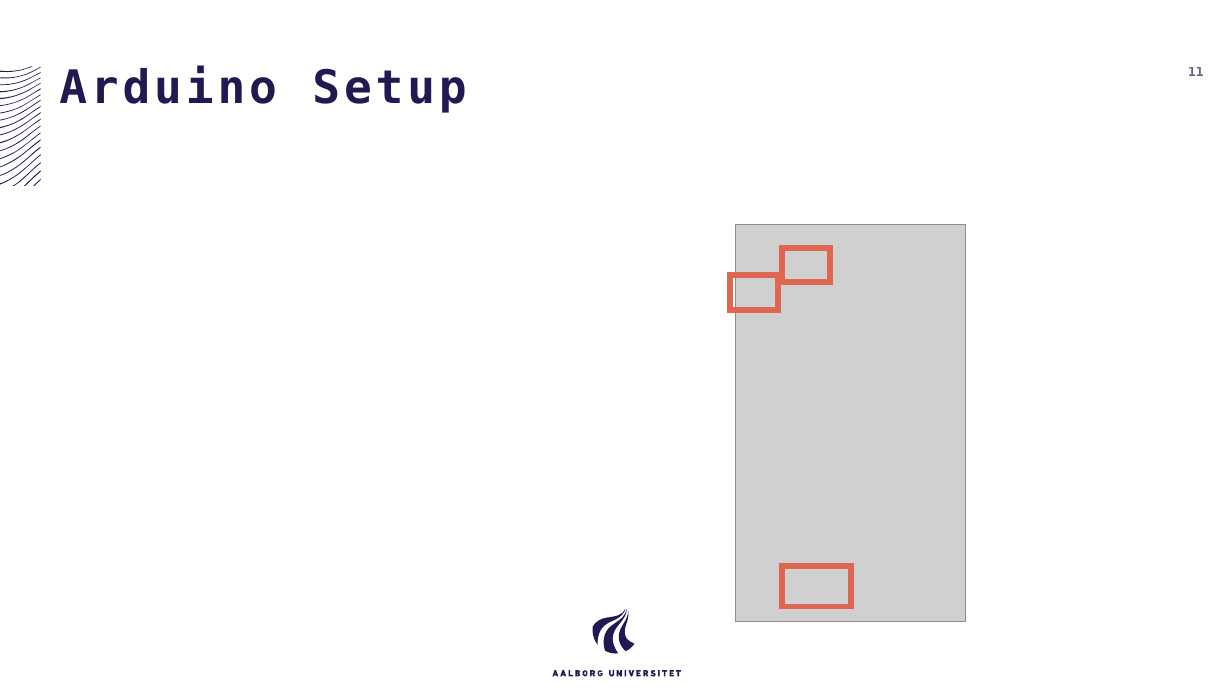
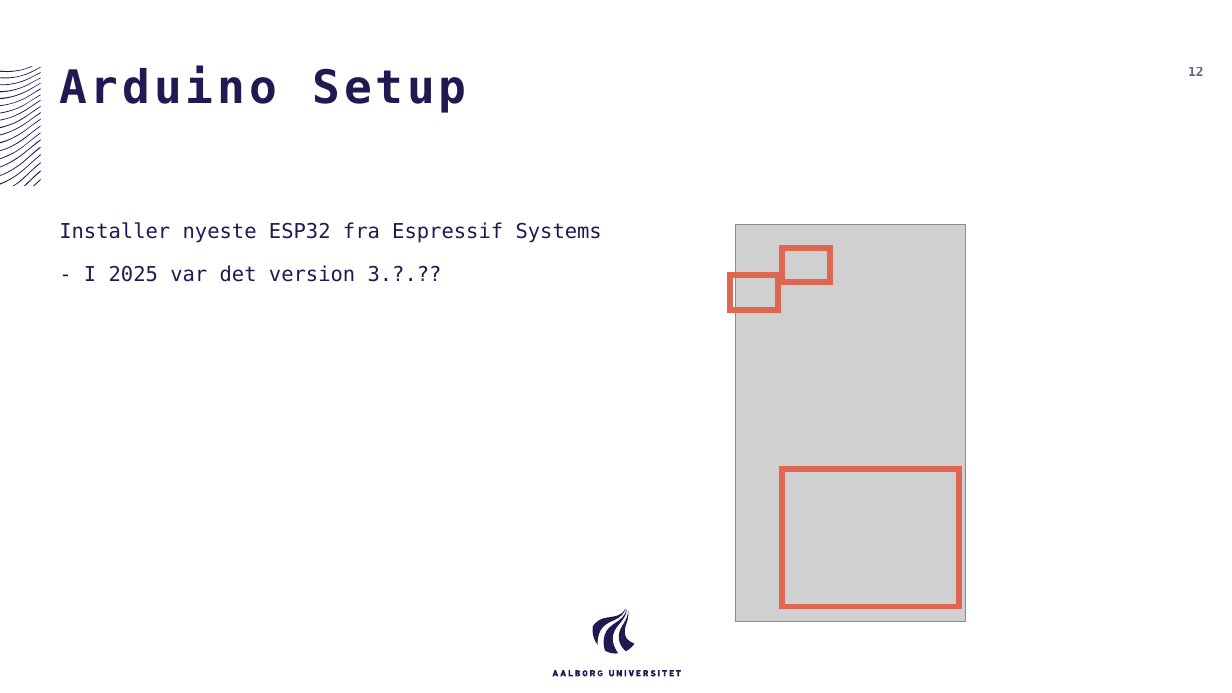
Before and after one commit to AAU-ST1-Programming/setup, a slide deck: slide 12 of Setup MacOS.pptx (slide 11 before the commit). Drawn at 1232x693 pixels with LibreOffice and Linux fonts; fonts in the diff are those of the drawing; grey boxes stand for pictures. Boxes give left, top, right and bottom in pixels: in the first picture for what was removed or moved away, otherwise in the second. Text is boxed around its words. In the diff, an @@ line names an element or a change of style, - is before the commit and + after.

```diff
--- a/Setup MacOS.pptx
+++ b/Setup MacOS.pptx
@@ page number at bbox=[1188, 67, 1203, 76]: text changed @@
-11
+12
@@ text added at bbox=[59, 222, 602, 282], 16 pt, text #211A52 @@
+Installer nyeste ESP32 fra Espressif Systems
+- I 2025 var det version 3.?.??
@@ rectangle: place and size @@
-rectangle at bbox=[782, 566, 850, 606]
+rectangle at bbox=[782, 470, 958, 607]
```
Also in this commit, not shown: 1 other slide changed, 2 slides added, 1 slide removed, 1 other file.
